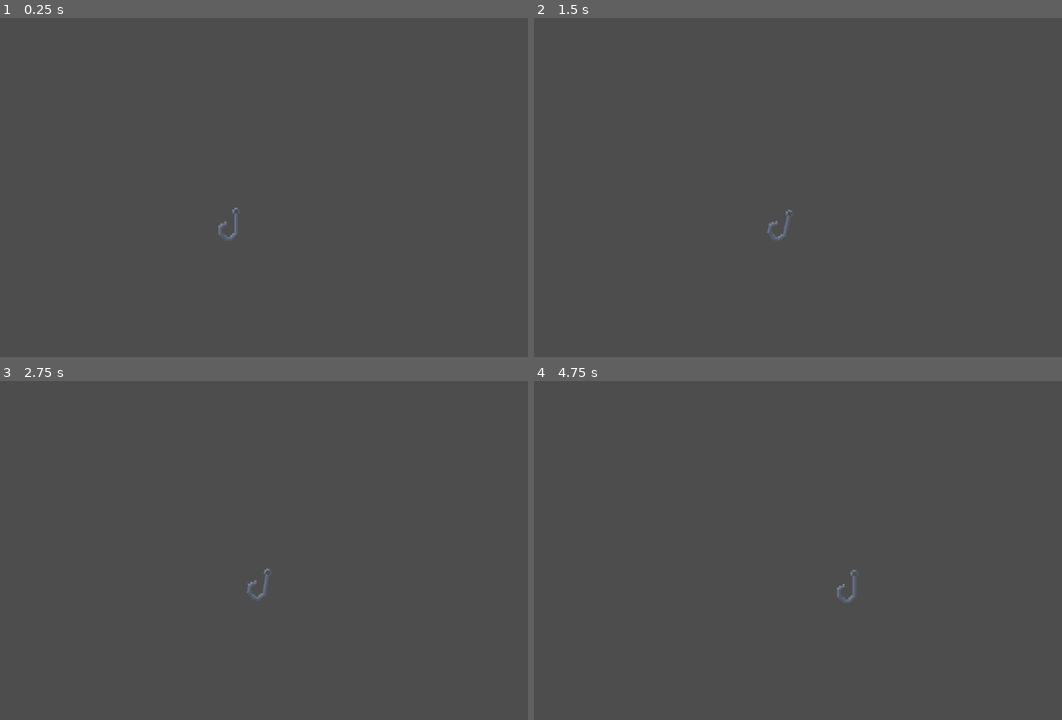
Above: before the commit, frames 1-4 (two rows, left to right).
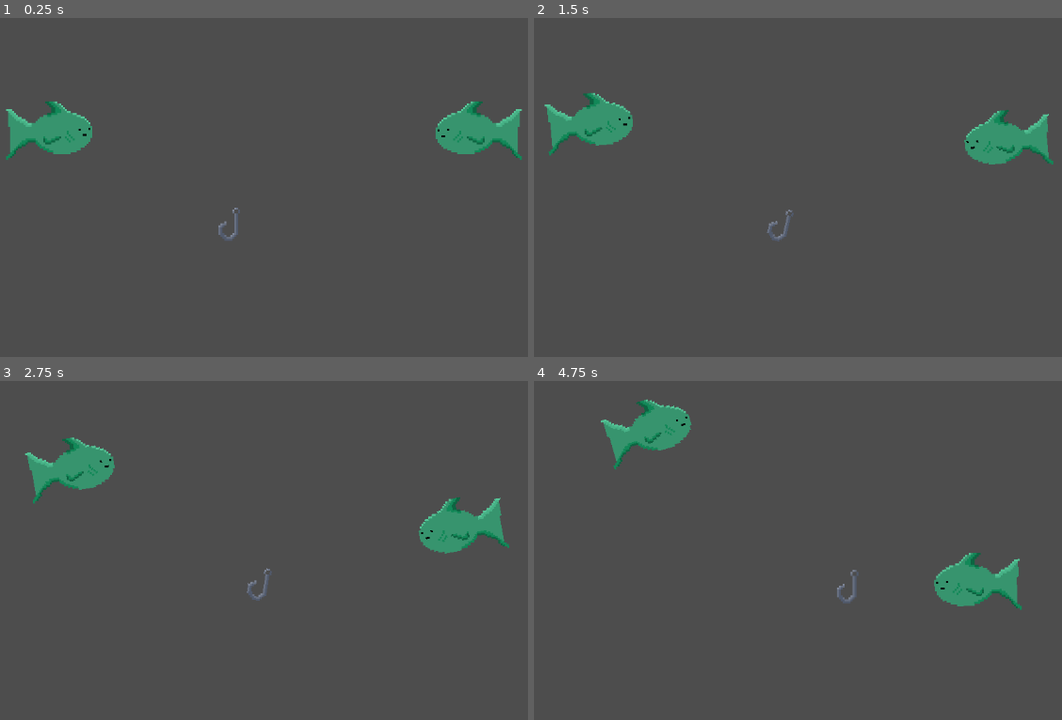
Above: after the commit, the same moments.

Repository: jem557/wizard-fishing
Game: Godot game, scene res://Main.tscn
The game is run twice, just before and just after one commit, with the same random seed, the same clock (stepped at 60 frames per second) and the same inputs.
Inputs (mouse positions are in pixels of both pictures, inside the frame that each line leads up to):
- Up to frame 1 (0.25 s): no input
- Up to frame 2 (1.5 s): move the mouse to (930, 204) at 0.52 s; hold D (right) 0.53-1.28 s; click (930, 204) at 0.6 s; move the mouse to (613, 245) at 1.27 s; hold A (left) from 1.28 s (still down); tap Ctrl (lower) at 1.35 s
- Up to frame 3 (2.75 s): click (79, 608) at 1.55 s; move the mouse to (306, 496) at 2.02 s; release A (left) at 2.03 s; hold D (right) from 2.03 s (still down); hold Space (reel) from 2.03 s (still down); click (306, 496) at 2.3 s
- Up to frame 4 (4.75 s): move the mouse to (724, 672) at 2.77 s; release Space (reel) at 2.78 s; click (724, 672) at 2.85 s; move the mouse to (988, 652) at 3.52 s; release D (right) at 3.53 s; hold A (left) from 3.53 s (still down); click (988, 652) at 3.6 s; move the mouse to (539, 523) at 4.27 s; tap Ctrl (lower) at 4.35 s; click (539, 523) at 4.55 s

The runs differ from the first frame. In frame 1, 3.3% of the frame differs, in the area x 1-99%, y 24-42%; in frame 2, 3.4%; in frame 3, 3.4%; in frame 4, 3.4%, in the area x 12-93%, y 5-68%.

Commit message:
Add Animation & Health components; init helper (Generated summary, but accurate)
Introduce AnimationComponent and HealthComponent and a static EntityUtils helper to centralize component initialization. Refactor components (Movement, Behavior, Detection, Input, Attachment) to expose initialize(pbody) and rely on EntityUtils.Initalize_Components(entity) from Fish and Hook classes. Update scenes (Main, Carp, StandardHook) to wire animation and health components, add two Carp instances, and replace sprite nodes with AnimatedSprite2D components. Expand FishStats (max_health/max_stamina, weight/value/living_multiplier, regen, comments) and add simple health/damage/strength-scaling logic. Other small changes: add FishFight state, adjust state transitions and names, fix movement rotation caller, change detection hook area signal to hook_area_entered and connect via EntityUtils, and add an "attack" input mapping used by StandardHook to damage a fish as a test.

Diff:
--- a/Main.tscn
+++ b/Main.tscn
@@ -3,6 +3,7 @@
 [ext_resource type="Script" uid="uid://cwhljlyjapvss" path="res://Scripts/CollectionArea.gd" id="1_cm0pq"]
 [ext_resource type="PackedScene" uid="uid://lena2k777ri5" path="res://Scenes/PlayerCamera.tscn" id="1_r0du0"]
 [ext_resource type="PackedScene" uid="uid://b1k4agqlo0icn" path="res://Scenes/StandardHook.tscn" id="2_r0du0"]
+[ext_resource type="PackedScene" uid="uid://d0mmnss6n6gx" path="res://Scenes/Carp.tscn" id="4_cm0pq"]
 
 [sub_resource type="RectangleShape2D" id="RectangleShape2D_r0du0"]
 size = Vector2(340, 28)
@@ -59,4 +60,10 @@
 
 [node name="StandardHook" parent="." unique_id=34557212 instance=ExtResource("2_r0du0")]
 
+[node name="Carp" parent="." unique_id=105487856 instance=ExtResource("4_cm0pq")]
+position = Vector2(-88, -47)
+
+[node name="Carp2" parent="." unique_id=1836916084 instance=ExtResource("4_cm0pq")]
+position = Vector2(123, -47)
+
 [connection signal="body_entered" from="Area2D" to="Area2D" method="_on_body_entered"]
--- a/Resources/FishStats.gd
+++ b/Resources/FishStats.gd
@@ -3,15 +3,27 @@
 
 @export_enum("Common", "Uncommon", "Rare", "Mythical", "Legendary") var rarity : String = "Common"
 
-@export var health : int = 100
-@export var stamina : int = 100
+##Health has a direct relationship w/ strength. str = str * sqrt(current_hp / max_hp)
+@export var max_health : int = 100
+@export var max_stamina : int = 100
+##Multiplier for stamina regeneration / second.
+@export var s_regen : int = 5
+##Base Weight used to calculate sell price & strength multiplier.
 @export var weight : float = 3.2
+##Sell Price equation is sell_price = sell_price * weight * alive_value
+@export var value : int = 1
+##Multipler will be halved if the unit is dead when caught.
+@export var living_multiplier : float = 1.2
 
 @export_group("General Stats")
+##Health has a direct relationship w/ strength. str = str * sqrt(current_hp / max_hp) as the fish is weakened
 @export var strength : int
+##Agility is planned to determine how spastic the movements are. If a fish has high agility it will dart around. Likely directly related to weight, but not always.
 @export var agility : int
+##Indicates if a fish will see you as a threat or fall for bait.
 @export var intelligence : int
 
 @export_group("If Magic")
+##Toggle for if a fish can cast spells or has other magical qualities.
 @export var is_magic : bool = false
 @export var mana : int = 0
--- a/Scenes/StandardHook.tscn
+++ b/Scenes/StandardHook.tscn
@@ -8,6 +8,18 @@
 [ext_resource type="Script" uid="uid://cfua2gsci1mca" path="res://Scripts/Components/AttachmentComponent.gd" id="6_cc8yw"]
 [ext_resource type="Script" uid="uid://k8ylke1ykpsq" path="res://Scripts/States/Hook States/Hook Moving.gd" id="6_qnb63"]
 [ext_resource type="Script" uid="uid://26dtgakl2hiq" path="res://Resources/AttachPoint.gd" id="7_ppkf6"]
+[ext_resource type="Script" uid="uid://b85v88f413q8l" path="res://Scripts/Components/AnimationComponent.gd" id="9_d585w"]
+
+[sub_resource type="SpriteFrames" id="SpriteFrames_lh3rt"]
+animations = [{
+"frames": [{
+"duration": 1.0,
+"texture": ExtResource("1_ftent")
+}],
+"loop": true,
+"name": &"default",
+"speed": 5.0
+}]
 
 [sub_resource type="CircleShape2D" id="CircleShape2D_c7l2t"]
 radius = 4.5
@@ -18,16 +30,18 @@
 pos = Vector2(0, 7.5)
 metadata/_custom_type_script = "uid://26dtgakl2hiq"
 
-[node name="StandardHook" type="CharacterBody2D" unique_id=34557212 node_paths=PackedStringArray("sprite", "attachment_component", "input_component", "movement_component") groups=["hook"]]
+[node name="StandardHook" type="CharacterBody2D" unique_id=34557212 node_paths=PackedStringArray("attachment_component", "input_component", "movement_component") groups=["hook"]]
 motion_mode = 1
 script = ExtResource("1_ppkf6")
-sprite = NodePath("Sprite")
 attachment_component = NodePath("AttachmentComponent")
 input_component = NodePath("InputComponent")
 movement_component = NodePath("MovementComponent")
 
-[node name="Sprite" type="Sprite2D" parent="." unique_id=1464475419]
-texture = ExtResource("1_ftent")
+[node name="AnimationComponent" type="AnimatedSprite2D" parent="." unique_id=502235079]
+sprite_frames = SubResource("SpriteFrames_lh3rt")
+autoplay = "default"
+script = ExtResource("9_d585w")
+metadata/_custom_type_script = "uid://b85v88f413q8l"
 
 [node name="CollisionShape2D" type="CollisionShape2D" parent="." unique_id=1233754801]
 position = Vector2(0, 4)
--- a/Scenes/carp.tscn
+++ b/Scenes/carp.tscn
@@ -6,16 +6,32 @@
 [ext_resource type="Texture2D" uid="uid://dj5s5jhm2mbhr" path="res://Sprites/Fish_Test.png" id="2_4ime7"]
 [ext_resource type="Script" uid="uid://vwqptnps22e1" path="res://Scripts/Components/BehaviorComponent.gd" id="4_b7djs"]
 [ext_resource type="Script" uid="uid://0kchsj3yn6ma" path="res://Scripts/States/Fish States/FishIdle.gd" id="4_h07dj"]
+[ext_resource type="Script" uid="uid://b85v88f413q8l" path="res://Scripts/Components/AnimationComponent.gd" id="4_w6trt"]
 [ext_resource type="Script" uid="uid://csgtmq1tgh1rs" path="res://Scripts/States/Fish States/FishHooked.gd" id="5_axd6t"]
 [ext_resource type="Script" uid="uid://fwxqev8s5ye5" path="res://Scripts/Components/DetectionComponent.gd" id="5_mwdad"]
 [ext_resource type="Script" uid="uid://4bnomx5htv07" path="res://Scripts/States/Fish States/Fish Wander.gd" id="6_t3lfn"]
 [ext_resource type="Script" uid="uid://db5qeteg1cfmx" path="res://Scripts/Classes/General/StateMachine.gd" id="6_v5qca"]
 [ext_resource type="Script" uid="uid://cfua2gsci1mca" path="res://Scripts/Components/AttachmentComponent.gd" id="7_t3lfn"]
 [ext_resource type="Script" uid="uid://26dtgakl2hiq" path="res://Resources/AttachPoint.gd" id="8_6knf2"]
+[ext_resource type="Script" uid="uid://cqt0wgx05x1jm" path="res://Scripts/Components/HealthComponent.gd" id="14_nghs7"]
 
 [sub_resource type="Resource" id="Resource_ft62u"]
 script = ExtResource("2_00tcj")
+strength = 25
+agility = 4
+intelligence = 2
 metadata/_custom_type_script = "uid://blq08cl5hjfqx"
+
+[sub_resource type="SpriteFrames" id="SpriteFrames_nghs7"]
+animations = [{
+"frames": [{
+"duration": 1.0,
+"texture": ExtResource("2_4ime7")
+}],
+"loop": true,
+"name": &"default",
+"speed": 5.0
+}]
 
 [sub_resource type="CapsuleShape2D" id="CapsuleShape2D_b7djs"]
 radius = 9.0
@@ -34,20 +50,24 @@
 color = Color(0.4, 0.88235295, 0, 1)
 metadata/_custom_type_script = "uid://26dtgakl2hiq"
 
-[node name="Carp" type="CharacterBody2D" unique_id=105487856 node_paths=PackedStringArray("sprite", "attachment_component", "behavior_component", "detection_component", "movement_component")]
+[node name="Carp" type="CharacterBody2D" unique_id=105487856 node_paths=PackedStringArray("attachment_component", "behavior_component", "detection_component", "movement_component", "animation_component", "health_component") groups=["fish"]]
 z_index = 1
 collision_layer = 2
 collision_mask = 2
 script = ExtResource("1_1ot76")
 stats = SubResource("Resource_ft62u")
-sprite = NodePath("Sprite")
 attachment_component = NodePath("AttachmentComponent")
 behavior_component = NodePath("BehaviorComponent")
 detection_component = NodePath("DetectionComponent")
 movement_component = NodePath("MovementComponent")
+animation_component = NodePath("AnimationComponent")
+health_component = NodePath("HealthComponent")
 
-[node name="Sprite" type="Sprite2D" parent="." unique_id=972082948]
-texture = ExtResource("2_4ime7")
+[node name="AnimationComponent" type="AnimatedSprite2D" parent="." unique_id=1031144534]
+sprite_frames = SubResource("SpriteFrames_nghs7")
+autoplay = "default"
+script = ExtResource("4_w6trt")
+metadata/_custom_type_script = "uid://b85v88f413q8l"
 
 [node name="BodyCollider" type="CollisionShape2D" parent="." unique_id=1763884399]
 rotation = 1.5707964
@@ -58,13 +78,14 @@
 initial_state = NodePath("FishWander")
 metadata/_custom_type_script = "uid://db5qeteg1cfmx"
 
-[node name="FishWander" type="Node" parent="StateMachine" unique_id=492781893 node_paths=PackedStringArray("c_body", "movement", "detection", "behavior", "attachment")]
+[node name="FishWander" type="Node" parent="StateMachine" unique_id=492781893 node_paths=PackedStringArray("c_body", "movement", "detection", "behavior", "attachment", "animation")]
 script = ExtResource("6_t3lfn")
 c_body = NodePath("../..")
 movement = NodePath("../../MovementComponent")
 detection = NodePath("../../DetectionComponent")
 behavior = NodePath("../../BehaviorComponent")
 attachment = NodePath("../../AttachmentComponent")
+animation = NodePath("../../AnimationComponent")
 metadata/_custom_type_script = "uid://4bnomx5htv07"
 
 [node name="FishIdle" type="Node" parent="StateMachine" unique_id=478780009 node_paths=PackedStringArray("c_body", "movement", "detection", "behavior", "attachment")]
@@ -76,7 +97,7 @@
 attachment = NodePath("../../AttachmentComponent")
 metadata/_custom_type_script = "uid://0kchsj3yn6ma"
 
-[node name="FishHooked" type="Node" parent="StateMachine" unique_id=2084607556 node_paths=PackedStringArray("c_body", "movement", "detection", "behavior", "attachment")]
+[node name="FishDead" type="Node" parent="StateMachine" unique_id=2084607556 node_paths=PackedStringArray("c_body", "movement", "detection", "behavior", "attachment")]
 script = ExtResource("5_axd6t")
 c_body = NodePath("../..")
 movement = NodePath("../../MovementComponent")
@@ -97,10 +118,9 @@
 script = ExtResource("4_b7djs")
 metadata/_custom_type_script = "uid://vwqptnps22e1"
 
-[node name="DetectionComponent" type="Node2D" parent="." unique_id=1736351186 node_paths=PackedStringArray("attachment")]
+[node name="DetectionComponent" type="Node2D" parent="." unique_id=1736351186]
 z_index = 1
 script = ExtResource("5_mwdad")
-attachment = NodePath("../AttachmentComponent")
 has_rays = true
 has_hook_area = true
 hook_area_size = 5.0
@@ -115,3 +135,7 @@
 script = ExtResource("7_t3lfn")
 attach_points = Array[ExtResource("8_6knf2")]([SubResource("Resource_h07dj"), SubResource("Resource_axd6t")])
 metadata/_custom_type_script = "uid://cfua2gsci1mca"
+
+[node name="HealthComponent" type="Node" parent="." unique_id=1986479439]
+script = ExtResource("14_nghs7")
+metadata/_custom_type_script = "uid://cqt0wgx05x1jm"
--- a/Scripts/Classes/Fish/Carp.gd
+++ b/Scripts/Classes/Fish/Carp.gd
@@ -1,2 +1,5 @@
 extends Fish
 class_name Carp
+
+func _ready() -> void:
+	super._ready()
--- a/Scripts/Classes/Fish/Fish.gd
+++ b/Scripts/Classes/Fish/Fish.gd
@@ -2,34 +2,19 @@
 class_name Fish
 
 @export var stats : FishStats
-@export var sprite : Sprite2D
 
 @export_group("Components")
 @export var attachment_component : AttachmentComponent
 @export var behavior_component : BehaviorComponent
 @export var detection_component : DetectionComponent
 @export var movement_component : MovementComponent
+@export var animation_component : AnimationComponent
+@export var health_component : HealthComponent
 
 var attached : bool = false
 
 func _ready() -> void:
-	Initalize_Components()
-
-func Initalize_Components() -> void:
-	if movement_component:
-		movement_component.body = self
-		movement_component.sprite = sprite
-	if behavior_component:
-		behavior_component.rays = detection_component.rays
-		behavior_component.areas = detection_component.areas
-		behavior_component.body = self
-	if attachment_component:
-		attachment_component.body = self
-		attachment_component._gen_AP()
-		if detection_component:
-			detection_component.AP = attachment_component.get_children()
-	if detection_component:
-		detection_component.initialize()
+	EntityUtils.Initalize_Components(self)
 
 func caught() -> void:
 	attachment_component._detach()
--- a/Scripts/Classes/General/State.gd
+++ b/Scripts/Classes/General/State.gd
@@ -10,6 +10,7 @@
 @export var behavior : BehaviorComponent
 @export var attachment : AttachmentComponent
 @export var input : InputComponent
+@export var animation : AnimationComponent
 
 signal Transitioned
 
--- a/Scripts/Classes/Player/Hooks/Hook.gd
+++ b/Scripts/Classes/Player/Hooks/Hook.gd
@@ -1,7 +1,5 @@
 extends CharacterBody2D
 class_name hook
-
-@export var sprite : Sprite2D
 
 @export_group("Components")
 @export var attachment_component : AttachmentComponent
@@ -9,24 +7,9 @@
 @export var detection_component : DetectionComponent
 @export var input_component : InputComponent
 @export var movement_component : MovementComponent
+@export var animation_component : AnimationComponent
 
 var attached : bool = false
 
 func _ready() -> void:
-	Initalize_Components()
-
-func Initalize_Components() -> void:
-	if movement_component:
-		movement_component.body = self
-		movement_component.sprite = sprite
-	if behavior_component:
-		behavior_component.rays = detection_component.rays
-		behavior_component.areas = detection_component.areas
-		behavior_component.body = self
-	if attachment_component:
-		attachment_component.body = self
-		attachment_component._gen_AP()
-		if detection_component:
-			detection_component.AP = attachment_component.get_children()
-	if detection_component:
-		detection_component.initialize()
+	EntityUtils.Initalize_Components(self)
--- a/Scripts/Classes/Player/Hooks/StandardHook.gd
+++ b/Scripts/Classes/Player/Hooks/StandardHook.gd
@@ -1,2 +1,11 @@
 extends hook
 class_name StandardHook
+
+func _ready() -> void:
+	super._ready()
+
+func _process(_delta: float) -> void:
+	if Input.is_action_just_pressed("attack"):
+		var fish : Fish = get_tree().get_first_node_in_group("fish")
+		fish.health_component.damage(10)
+		print(fish.health_component.hp, " ", fish.health_component._str)
--- /dev/null
+++ b/Scripts/Components/AnimationComponent.gd
@@ -0,0 +1,14 @@
+extends AnimatedSprite2D
+class_name AnimationComponent
+
+var body
+
+func initialize(pbody):
+	body = pbody
+
+func flip() -> void:
+	if body:
+		if body.velocity.x > 0:
+			flip_h = false
+		elif body.velocity.x < 0:
+			flip_h = true
--- a/Scripts/Components/AttachmentComponent.gd
+++ b/Scripts/Components/AttachmentComponent.gd
@@ -14,8 +14,9 @@
 var attached_AP : Node2D
 var attached_AC : AttachmentComponent
 
-func _ready() -> void:
-	body = get_parent()
+func initialize(pbody):
+	body = pbody
+	_gen_AP()
 
 func _process(_delta: float) -> void:
 	if Engine.is_editor_hint():
--- a/Scripts/Components/BehaviorComponent.gd
+++ b/Scripts/Components/BehaviorComponent.gd
@@ -8,18 +8,22 @@
 var rays : Array
 var areas : Array
 
+func initialize(pbody):
+	body = pbody
+
 func _roam() -> void:
-	moving = body.velocity != Vector2.ZERO
-	var avoid : Vector2 = Vector2.ZERO
-	for ray : RayCast2D in rays:
-		if ray.is_colliding():
-			avoid += ray.get_collision_normal()
-	if avoid != Vector2.ZERO:
-		var spread := randf_range(-PI / 4, PI / 4)
-		move_dir = avoid.normalized().rotated(spread)
-	elif not moving:
-		var angle = randf_range(0, TAU)
-		move_dir = Vector2(cos(angle), sin(angle))
+	if body:
+		moving = body.velocity != Vector2.ZERO
+		var avoid : Vector2 = Vector2.ZERO
+		for ray : RayCast2D in rays:
+			if ray.is_colliding():
+				avoid += ray.get_collision_normal()
+		if avoid != Vector2.ZERO:
+			var spread := randf_range(-PI / 4, PI / 4)
+			move_dir = avoid.normalized().rotated(spread)
+		elif not moving:
+			var angle = randf_range(0, TAU)
+			move_dir = Vector2(cos(angle), sin(angle))
 
 func _findpack()->void:
 	pass
--- a/Scripts/Components/DetectionComponent.gd
+++ b/Scripts/Components/DetectionComponent.gd
@@ -1,8 +1,6 @@
 @tool
 class_name DetectionComponent
 extends Node2D
-
-@export var attachment : AttachmentComponent
 
 @export var has_rays : bool
 @export var has_hook_area : bool
@@ -18,16 +16,16 @@
 var areas : Array
 var rays : Array
 var active
+var body
 
-func _ready() -> void:
-	if attachment:
-		AP = attachment.attach_points
+signal hook_area_entered(body: Node2D, area_name: String)
 
-func initialize():
+func initialize(pbody) -> void:
+	body = pbody
 	if has_rays:
 		_rebuild_rays()
 	if has_hook_area:
-		_rebuild_Hook_areas()
+		_rebuild_hook_areas()
 
 #region Ray Functions
 
@@ -73,14 +71,14 @@
 func _set_hook_area_size(val : float) -> void:
 	hook_area_size = val
 	if Engine.is_editor_hint():
-		_rebuild_Hook_areas()
+		_rebuild_hook_areas()
 
 func _create_hook_shape() -> CircleShape2D:
 	var circle = CircleShape2D.new()
 	circle.radius = hook_area_size
 	return circle
 
-func _rebuild_Hook_areas():
+func _rebuild_hook_areas():
 	for child in get_children():
 		if child is Area2D and child.is_in_group("hook_area"):
 			child.queue_free()
@@ -97,7 +95,7 @@
 	area.name = area_name
 	area.position = location
 	collisionshape.shape = circle
-	area.body_entered.connect(attachment._attach.bind(area.name))
+	area.body_entered.connect(_on_hook_area_entered.bind(area.name))
 	area.add_child(collisionshape)
 	area.add_to_group("hook_area")
 
@@ -112,4 +110,16 @@
 				else:
 					col.debug_color = Color(15.089, 0.0, 0.0, 0.38)
 
+func _on_hook_area_entered(h_body: Node2D, area_name: String) -> void:
+	hook_area_entered.emit(h_body, area_name)
+
+func flip():
+	if body:
+		if body.velocity.x > 0:
+			_toggle_hook_area("area_left", false)
+			_toggle_hook_area("area_right", true)
+		elif body.velocity.x < 0:
+			_toggle_hook_area("area_left", true)
+			_toggle_hook_area("area_right", false)
+
 #endregion
--- /dev/null
+++ b/Scripts/Components/HealthComponent.gd
@@ -0,0 +1,41 @@
+class_name HealthComponent
+extends Node
+
+var body
+
+var max_hp : int
+var hp : int
+var _str : int
+var dead : bool
+var hp_ratio : float
+
+func _process(_delta: float) -> void:
+	if hp <= 0 and not dead:
+		dead = true
+
+func initialize(pbody):
+	body = pbody
+	max_hp = body.stats.max_health
+	hp = max_hp
+	if body.stats is FishStats:
+		_str = body.stats.strength
+
+func damage(amount : int):
+	hp = hp - amount
+	update_str()
+
+func heal(amount : int):
+	hp = hp + amount
+	update_str()
+
+func revive(amount):
+	hp = amount
+	dead = false
+
+func update_str():
+	if body is Fish:
+		hp_ratio = float(hp) / float(max_hp)
+		_str = _str * sqrt(hp_ratio)
+		print(hp_ratio)
+	else:
+		return
--- a/Scripts/Components/InputComponent.gd
+++ b/Scripts/Components/InputComponent.gd
@@ -2,6 +2,10 @@
 extends Node
 
 var move_dir : Vector2 = Vector2.ZERO
+var body
+
+func initialize(pbody):
+	body = pbody
 
 func update() -> void:
 	move_dir = Input.get_vector("left","right","reel","lower")
--- a/Scripts/Components/MovementComponent.gd
+++ b/Scripts/Components/MovementComponent.gd
@@ -15,12 +15,14 @@
 @export var y_lerp_dampening : float = 2.0
 @export_range(0,360) var y_max_rotation_angle : float = 22
 
+var body
 var move_dir = Vector2.ZERO
 var rotation_angle_rad : float
 var angular_velocity : float = 0.0
-var body
-var sprite
 var rotation_offset = 0
+
+func initialize(pbody):
+	body = pbody
 
 func move(delta)->void:
 	if body == null:
@@ -31,30 +33,19 @@
 		body.velocity = body.velocity.move_toward(move_dir * speed, deceleration * delta)
 	body.move_and_slide()
 
-func round_sprite():
-	sprite.global_position = body.global_position.round()
-
 func _rotateX(delta, tracked_body) -> void:
-	rotation_angle_rad = deg_to_rad(x_max_rotation_angle)
-	var target_rotation = rotation_offset + clampf(tracked_body.velocity.x / speed, -1, 1) * rotation_angle_rad
-	var error = target_rotation - body.rotation
-	angular_velocity = lerpf(angular_velocity, error * x_lerp_stiffness, x_lerp_dampening * delta)
-	body.rotation += angular_velocity * delta
+	if body:
+		rotation_angle_rad = deg_to_rad(x_max_rotation_angle)
+		var target_rotation = rotation_offset + clampf(tracked_body.velocity.x / speed, -1, 1) * rotation_angle_rad
+		var error = target_rotation - body.rotation
+		angular_velocity = lerpf(angular_velocity, error * x_lerp_stiffness, x_lerp_dampening * delta)
+		body.rotation += angular_velocity * delta
 
 func _rotateY(delta) -> void:
-	rotation_angle_rad = deg_to_rad(y_max_rotation_angle)
-	var direction = signf(body.velocity.x)
-	var target_rotation = rotation_offset + clampf(body.velocity.y / speed, -1, 1) * rotation_angle_rad * direction
-	var error = target_rotation - body.rotation
-	angular_velocity = lerpf(angular_velocity, error * y_lerp_stiffness, y_lerp_dampening * delta)
-	body.rotation += angular_velocity * delta
-
-func _flip(dtcomp : DetectionComponent) -> void:
-	if body.velocity.x > 0:
-		sprite.flip_h = false
-		dtcomp._toggle_hook_area("area_left", false)
-		dtcomp._toggle_hook_area("area_right", true)
-	elif body.velocity.x < 0:
-		sprite.flip_h = true
-		dtcomp._toggle_hook_area("area_left", true)
-		dtcomp._toggle_hook_area("area_right", false)
+	if body:
+		rotation_angle_rad = deg_to_rad(y_max_rotation_angle)
+		var direction = signf(body.velocity.x)
+		var target_rotation = rotation_offset + clampf(body.velocity.y / speed, -1, 1) * rotation_angle_rad * direction
+		var error = target_rotation - body.rotation
+		angular_velocity = lerpf(angular_velocity, error * y_lerp_stiffness, y_lerp_dampening * delta)
+		body.rotation += angular_velocity * delta
--- a/Scripts/States/Fish States/Fish Wander.gd
+++ b/Scripts/States/Fish States/Fish Wander.gd
@@ -9,12 +9,13 @@
 func Physics_Update(_delta: float):
 	seconds -= _delta
 	if c_body.attached:
-		Transitioned.emit(self, "FishHooked")
+		Transitioned.emit(self, "FishDead")
 	else:
 		if seconds >= 0:
 			movement.move_dir = behavior.move_dir
 			behavior._roam()
-			movement._flip(detection)
+			detection.flip()
+			animation.flip()
 			movement.move(_delta)
 			movement._rotateY(_delta)
 		else:
--- /dev/null
+++ b/Scripts/States/Fish States/FishFight.gd
@@ -0,0 +1,20 @@
+extends State
+
+var h_body : hook
+var resting : bool
+
+var stamina
+var fish_str
+var player_str
+
+func Enter():
+	h_body = attachment.attached_body
+	movement.rotation_offset = 0
+
+func Physics_Update(_delta: float):
+	if c_body.stats.stamina > 0  and not resting and c_body.stats.str > h_body.p_stats.str:
+		movement.move(_delta)
+	elif c_body.stats.stamina <= 0:
+		resting = true
+		stamina += 1 * _delta
+		c_body.rest()
--- a/Scripts/States/Fish States/FishHooked.gd
+++ b/Scripts/States/Fish States/FishHooked.gd
@@ -3,13 +3,13 @@
 
 var AP
 var H_AP
-var hook
+var _hook
 
 func Enter():
 	c_body = movement.body
 	AP = attachment.active_AP
 	H_AP = attachment.attached_AP
-	hook = attachment.attached_AC.get_parent()
+	_hook = attachment.attached_body
 	detection._toggle_hook_area("area_" + AP.name, false)
 	if AP.position.x > 0:
 		movement.rotation_offset = -(PI / 2)
@@ -18,7 +18,7 @@
 	c_body.attached = true
 func Physics_Update(_delta: float):
 	if c_body.attached:
-		movement._rotateX(_delta, hook)
+		movement._rotateX(_delta, _hook)
 		attachment._lock_position(AP, H_AP)
 	elif not c_body.attached:
-		Transitioned.emit(self, "FishIdle")
+		Transitioned.emit(self, "FishSink")
--- a/Scripts/States/Fish States/FishIdle.gd
+++ b/Scripts/States/Fish States/FishIdle.gd
@@ -10,7 +10,7 @@
 func Physics_Update(_delta: float):
 	seconds -= _delta
 	if c_body.attached:
-		Transitioned.emit(self, "FishHooked")
+		Transitioned.emit(self, "FishDead")
 	else:
 		if seconds > 0:
 			movement.move(_delta)
--- a/Scripts/States/Hook States/Hook Moving.gd
+++ b/Scripts/States/Hook States/Hook Moving.gd
@@ -8,4 +8,4 @@
 	#Sync Input Dir and Engage Movement Component
 	movement.move_dir = input.move_dir
 	movement.move(delta)
-	movement._rotateX(delta, movement.body)
+	movement._rotateX(delta, c_body)
--- /dev/null
+++ b/Scripts/Static Helpers/EntityUtils.gd
@@ -0,0 +1,22 @@
+class_name EntityUtils
+extends RefCounted
+
+static func Initalize_Components(entity) -> void:
+	if "movement_component" in entity and entity.movement_component != null:
+		entity.movement_component.initialize(entity)
+	if "behavior_component" in entity and entity.behavior_component != null:
+		entity.behavior_component.initialize(entity)
+	if "attachment_component" in entity and entity.attachment_component != null:
+		entity.attachment_component.initialize(entity)
+	if "animation_component" in entity and entity.animation_component != null:
+		entity.animation_component.initialize(entity)
+	if "detection_component" in entity and entity.detection_component != null:
+		if "attachment_component" in entity and entity.attachment_component != null:
+			entity.detection_component.AP = entity.attachment_component.get_children()
+			entity.detection_component.hook_area_entered.connect(entity.attachment_component._attach)
+		entity.detection_component.initialize(entity)
+		if "behavior_component" in entity and entity.behavior_component != null:
+			entity.behavior_component.rays = entity.detection_component.rays
+			entity.behavior_component.areas = entity.detection_component.areas
+	if "health_component" in entity and entity.health_component != null:
+		entity.health_component.initialize(entity)
--- a/project.godot
+++ b/project.godot
@@ -45,12 +45,13 @@
 hook=""
 wall=""
 camera=""
+fish=""
 
 [input]
 
-Control={
+attack={
 "deadzone": 0.2,
-"events": [Object(InputEventMouseButton,"resource_local_to_s …(115 unchanged characters)… alse,"meta_pressed":false,"button_mask":0,"position":Vector2(0, 0),"global_position":Vector2(0, 0),"factor":1.0,"button_index":1,"canceled":false,"pressed":false,"double_click":false,"script":null)
+"events": [Object(InputEventMouseButton,"resource_local_to_s …(115 unchanged characters)… alse,"meta_pressed":false,"button_mask":1,"position":Vector2(218, 13),"global_position":Vector2(230, 73),"factor":1.0,"button_index":1,"canceled":false,"pressed":true,"double_click":false,"script":null)
 ]
 }
 left={
Not shown, added: Scripts/Components/AnimationComponent.gd.uid
Not shown, added: Scripts/Components/HealthComponent.gd.uid
Not shown, added: Scripts/States/Fish States/FishFight.gd.uid
Not shown, added: Scripts/Static Helpers/EntityUtils.gd.uid
